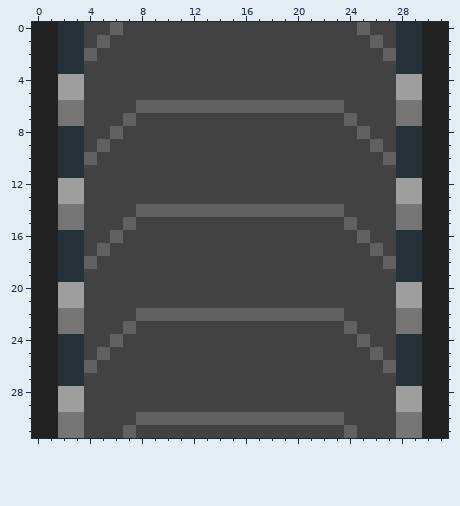
Pixel-art sprite: bevy_game_bootstrap/assets/tiles/conveyor1.png. The picture above was drawn from the file before the commit.
The file is 32x32 pixels.
Now the later version:
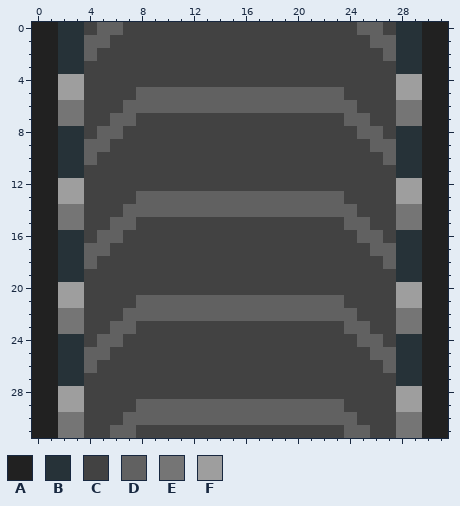
Palette (. is transparent): A #212121  B #263238  C #424242  D #616161  E #757575  F #9e9e9e
The author wrote: Thickened conveyor lines
The edit:
Colour C becomes colour D in row 0 at x 5 and 26; in row 1 at x 4 and 27; in row 5 at x 8 to 23; in row 6 at x 7 and 24; in row 7 at x 6 and 25; in row 8 at x 5 and 26.
Colour C becomes colour D in row 9 at x 4 and 27; in row 13 at x 8 to 23; in row 14 at x 7 and 24; in row 15 at x 6 and 25; in row 16 at x 5 and 26; in row 17 at x 4 and 27.
Colour C becomes colour D in row 21 at x 8 to 23; in row 22 at x 7 and 24; in row 23 at x 6 and 25; in row 24 at x 5 and 26; in row 25 at x 4 and 27; in row 29 at x 8 to 23.
Colour C becomes colour D in row 30 at x 7 and 24; in row 31 at x 6 and 25.
Where, in picture pixels (left, top, right, bottom), the same in both pictures:
changed: (84, 22, 396, 256)
changed: (84, 295, 396, 438)
